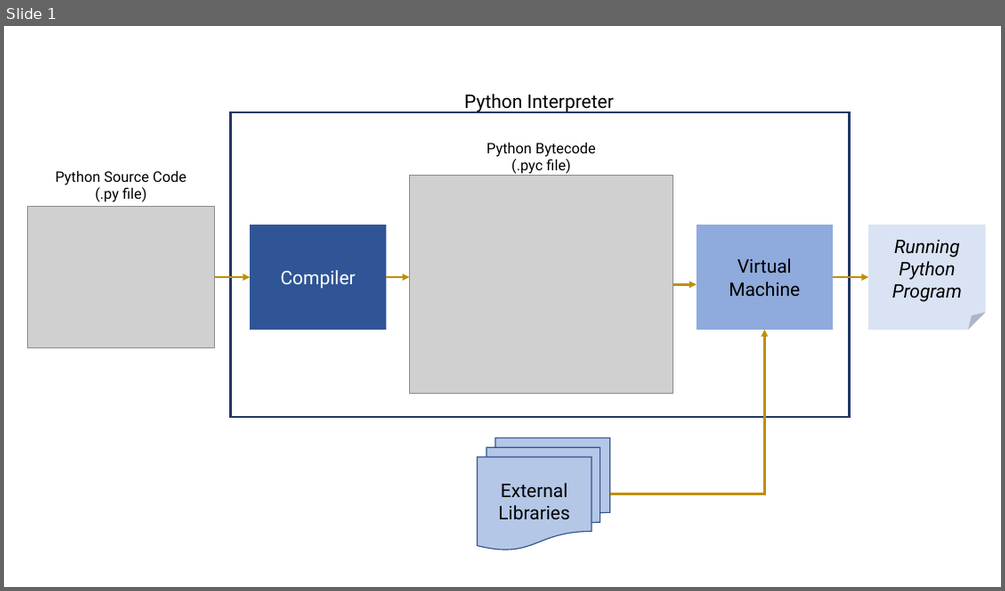
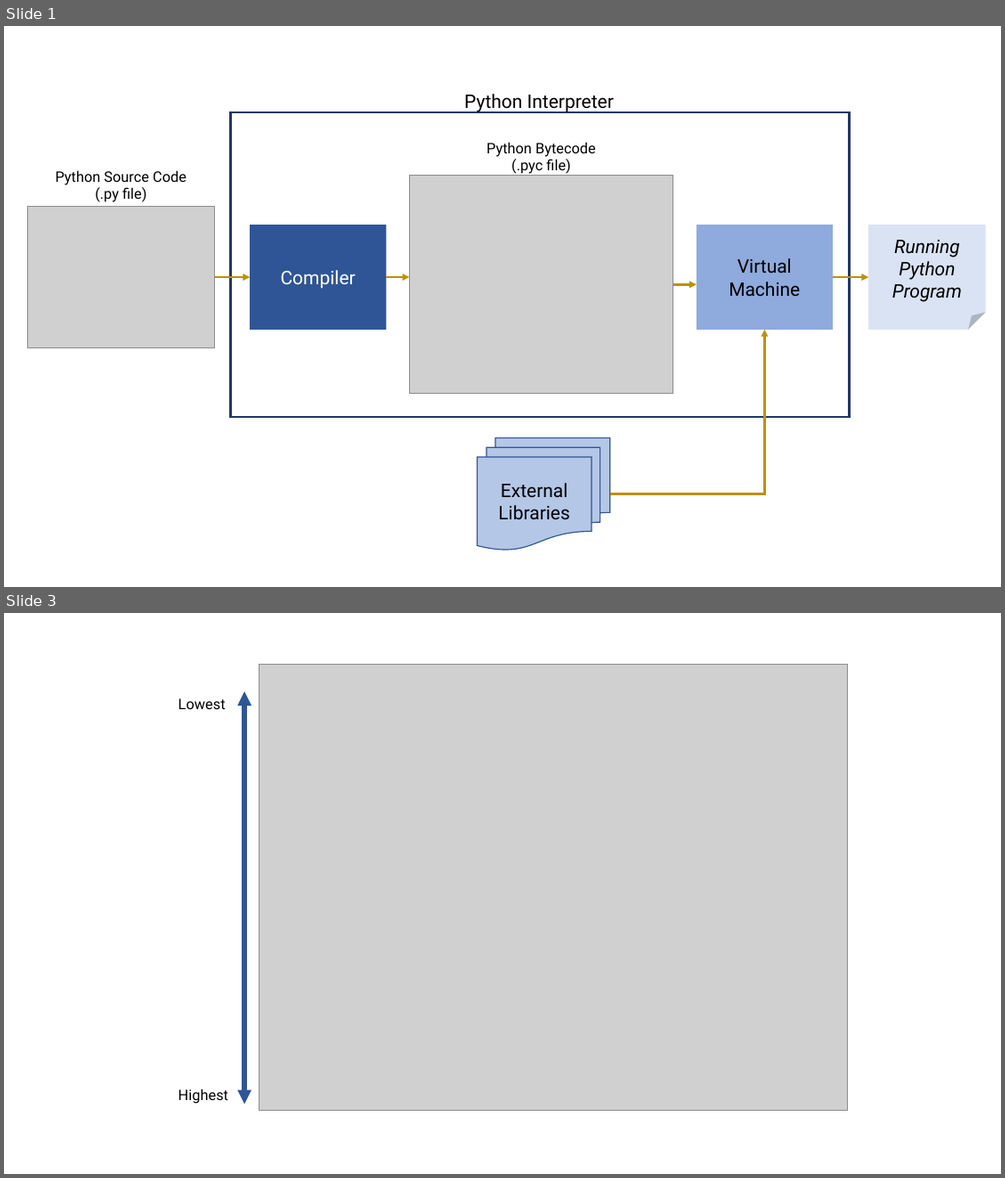
Before and after one commit to smevirtual/python_fundamentals_workshop, a slide deck: day1/Images for Jupyter Notebook - Day 1.pptx. Shown one above the other, each under a label of ours: slide 1 before the commit, slides 1 and 3 after it; the slides between them are not shown. The pictures are 1005x591 and 1005x1178 pixels, drawn with LibreOffice and Linux fonts; fonts in the diff are those of the drawing; grey boxes stand for pictures. Boxes give left, top, right and bottom in pixels: in the first picture for what was removed or moved away, otherwise in the second. Text is boxed around its words. In the diff, an @@ line names an element or a change of style, - is before the commit and + after.

```diff
--- a/day1/Images for Jupyter Notebook - Day 1.pptx
+++ b/day1/Images for Jupyter Notebook - Day 1.pptx
@@ slide 3 added at (x1=4, y1=613, x2=1001, y2=1174), background #FFFFFF @@
@@ picture added at (x1=259, y1=665, x2=848, y2=1111) @@
@@ double arrow added from (245, 691) to (245, 1103), #B4C7E7 4.5 pt @@
@@ text added at (x1=178, y1=698, x2=226, y2=709), 14 pt, text #000000 @@
+Lowest
@@ text added at (x1=178, y1=1088, x2=228, y2=1103), 14 pt, text #000000 @@
+Highest
```
Also in this commit, not shown: 14 other slides added, 29 other files.
